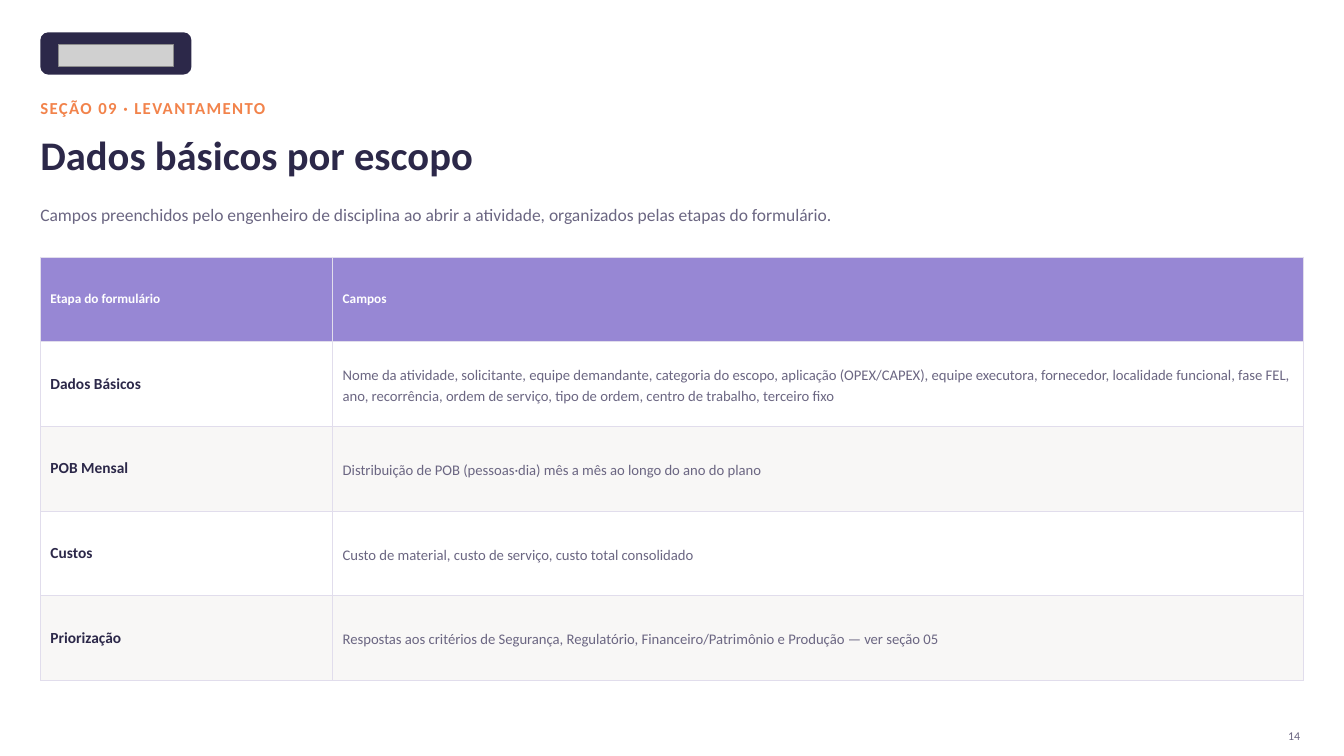
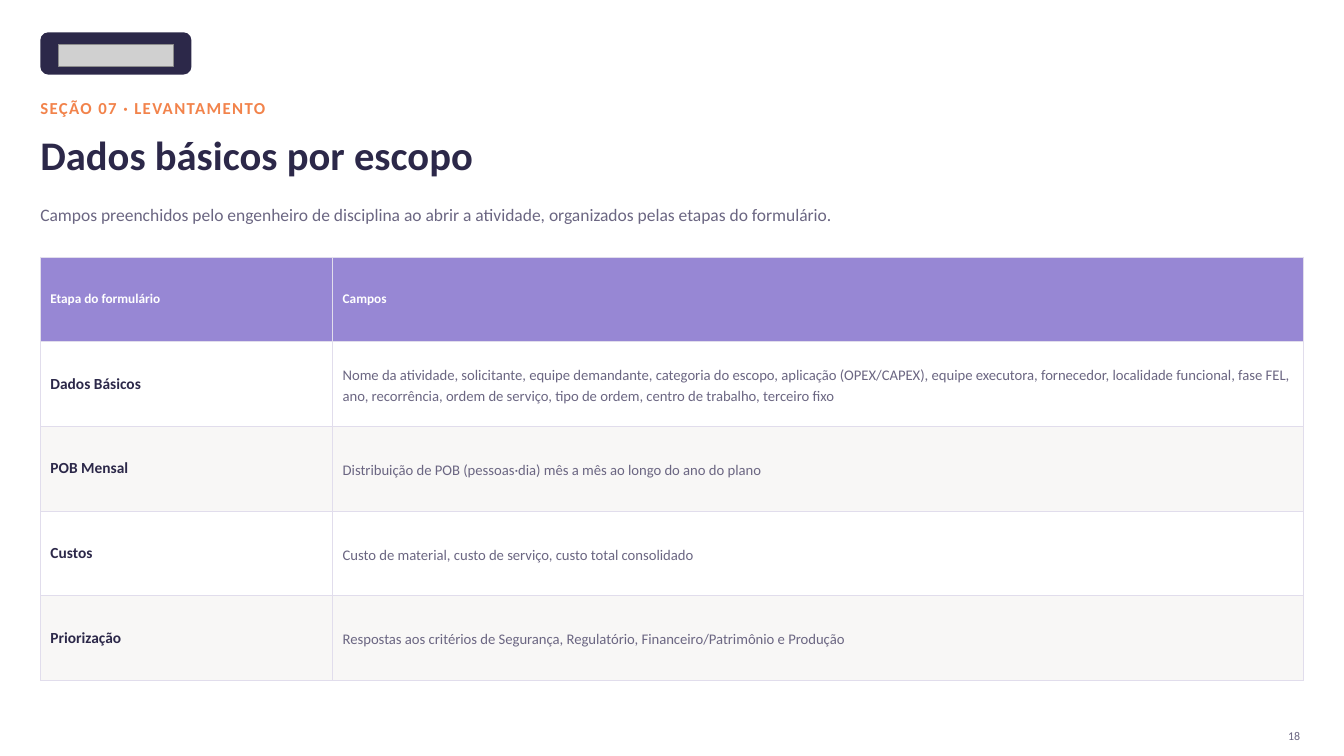
Before and after one commit to LucasRibaas/Planejamento, a slide deck: slide 19 of Planejamento_Integrado_Operacoes_Topside.pptx (slide 15 before the commit). Drawn at 1344x756 pixels with LibreOffice and Linux fonts; fonts in the diff are those of the drawing; grey boxes stand for pictures. Boxes give left, top, right and bottom in pixels: in the first picture for what was removed or moved away, otherwise in the second. Text is boxed around its words. In the diff, an @@ line names an element or a change of style, - is before the commit and + after.

```diff
--- a/Planejamento_Integrado_Operacoes_Topside.pptx
+++ b/Planejamento_Integrado_Operacoes_Topside.pptx
@@ text at (40,101,265,117): text changed @@
-SEÇÃO 09 · LEVANTAMENTO
+SEÇÃO 07 · LEVANTAMENTO
@@ table at (40,257,1304,681) @@
-row 5, column 2: Respostas aos critérios de Segurança, Regulatório, Financeiro/Patrimônio e Produção — ver seção 05
+row 5, column 2: Respostas aos critérios de Segurança, Regulatório, Financeiro/Patrimônio e Produção
@@ text at (1288,732,1300,740): text changed @@
-14
+18
```
Also in this commit, not shown: 16 other slides changed, 4 slides added, 1 other file.
